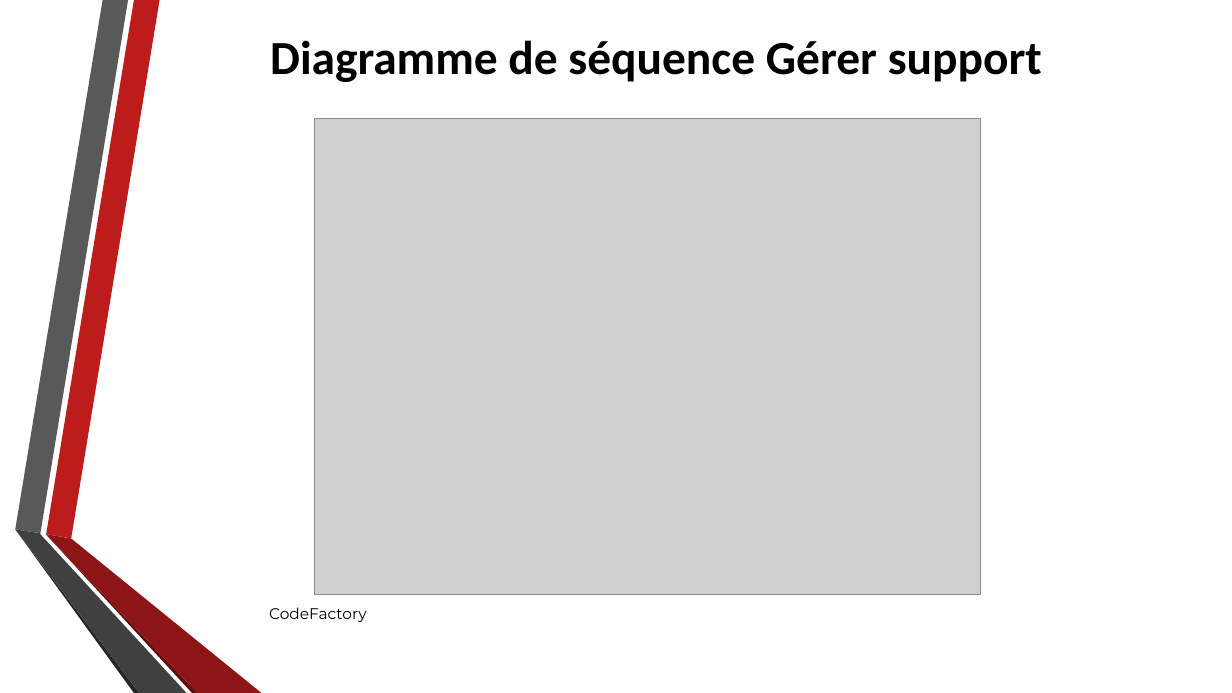
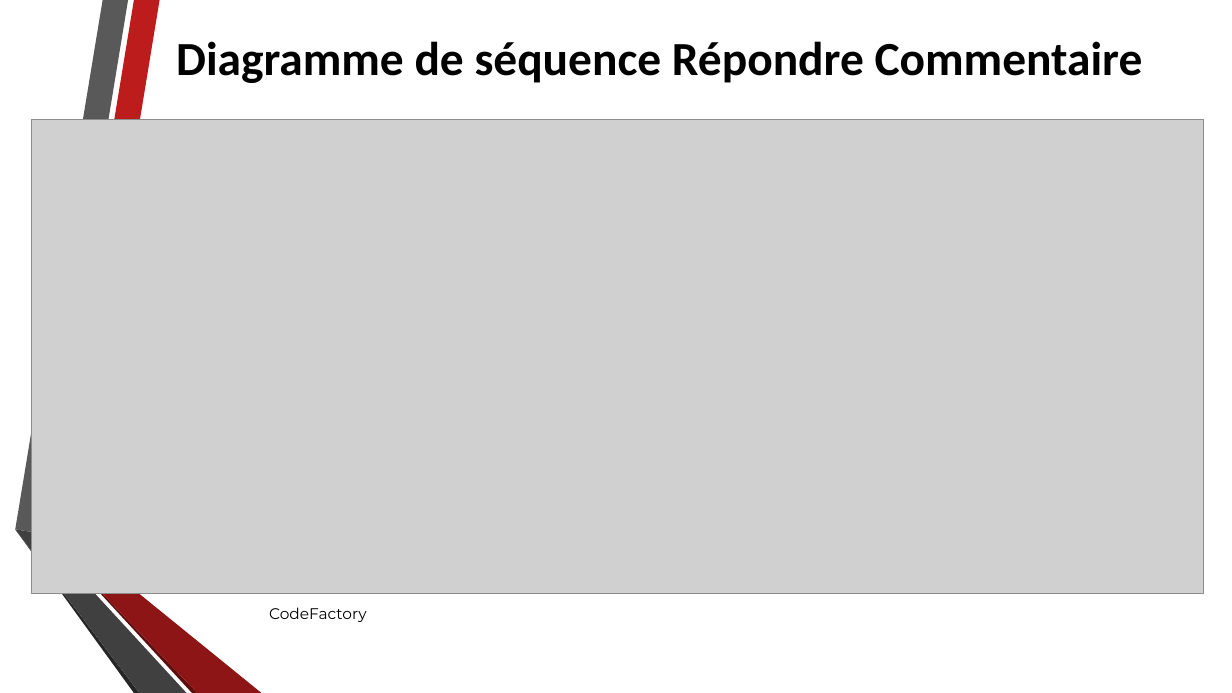
Before and after one commit to Ashmouth/IL, a slide deck: slide 14 of Diaporama/Diaporama.odp (slide 9 before the commit). Drawn at 1232x693 pixels with LibreOffice and Linux fonts; fonts in the diff are those of the drawing; grey boxes stand for pictures; background and template pictures are left out. Boxes give left, top, right and bottom in pixels: in the first picture for what was removed or moved away, otherwise in the second. Text is boxed around its words. In the diff, an @@ line names an element or a change of style, - is before the commit and + after.

```diff
--- a/Diaporama/Diaporama.odp
+++ b/Diaporama/Diaporama.odp
@@ title at (x1=176, y1=41, x2=1143, y2=83): text changed @@
-Diagramme de séquence Gérer support
+Diagramme de séquence Répondre Commentaire
@@ picture resized from (x1=314, y1=118, x2=981, y2=595) to (x1=31, y1=119, x2=1204, y2=594) @@
```
Also in this commit, not shown: 1 other slide changed, 3 slides added, 7 other files.
